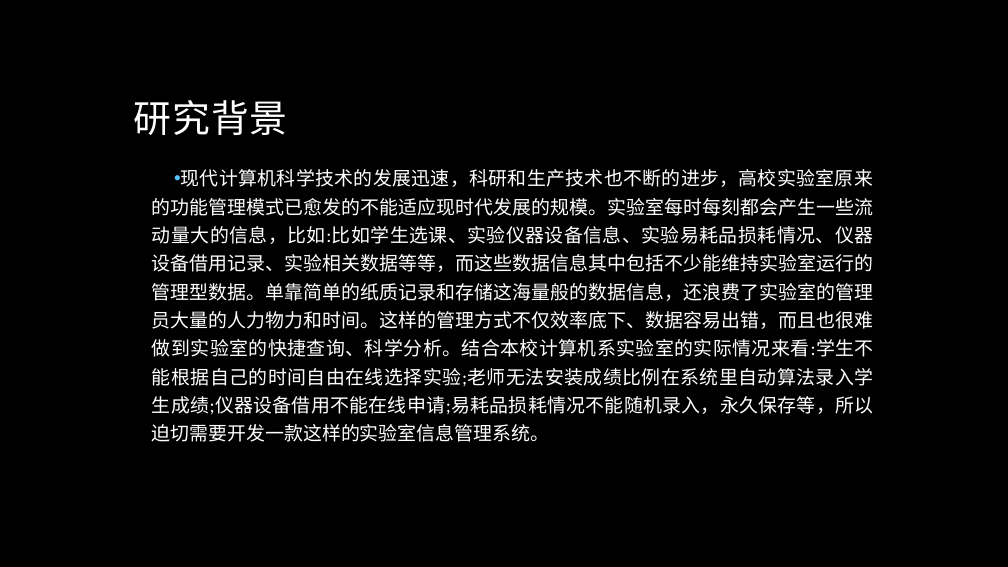
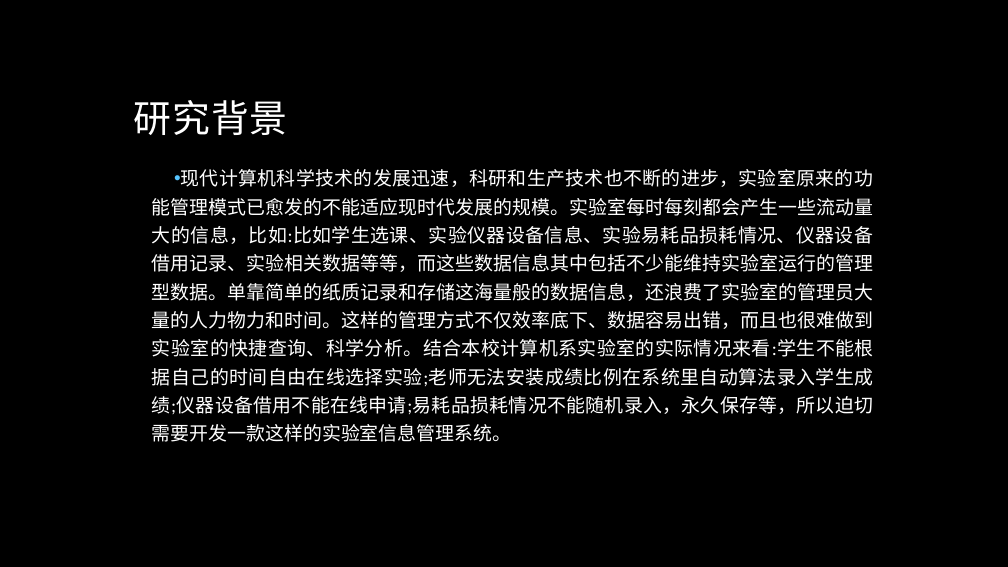
Before and after one commit to CatClimb/lims, a slide deck: slide 2 of 基于Web的实验室管理系统.pptx. Drawn at 1008x567 pixels with LibreOffice and Linux fonts; fonts in the diff are those of the drawing; background and template pictures are left out. Boxes give left, top, right and bottom in pixels: in the first picture for what was removed or moved away, otherwise in the second. Text is boxed around its words. In the diff, an @@ line names an element or a change of style, - is before the commit and + after.

```diff
--- a/基于Web的实验室管理系统.pptx
+++ b/基于Web的实验室管理系统.pptx
@@ text at [152,169,874,442]: text changed @@
-• 现代计算机科学技术的发展迅速，科研和生产技术也不断的进步，高校实验室原来的功能管理模式已愈发的不能适应现时代发展的规模。实验室每时每刻都会产生一些流动量大的信息，比如:比如学生选课、实验仪器设备信息、实验易耗品损耗情况、仪器设备借用记录、实验相关数据等等，而这些数据信息其中包括不少能维持实验室运行的管理型数据。单靠简单的纸质记录和存储这海量般的数据信息，还浪费了实验室的管理员大量的人力物力和时间。这样的管理方式不仅效率底下、数据容易出错，而且也很难做到实验室的快捷查询、科学分析。结合本校计算机系实验室的实际情况来看:学生不能根据自己的时间自由在线选择实验;老师无法安装成绩比例在系统里自动算法录入学生成绩;仪器设备借用不能在线申请;易耗品损耗情况不能随机录入，永久保存等，所以迫切需要开发一款这样的实验室信息管理系统。
+• 现代计算机科学技术的发展迅速，科研和生产技术也不断的进步，实验室原来的功能管理模式已愈发的不能适应现时代发展的规模。实验室每时每刻都会产生一些流动量大的信息，比如:比如学生选课、实验仪器设备信息、实验易耗品损耗情况、仪器设备借用记录、实验相关数据等等，而这些数据信息其中包括不少能维持实验室运行的管理型数据。单靠简单的纸质记录和存储这海量般的数据信息，还浪费了实验室的管理员大量的人力物力和时间。这样的管理方式不仅效率底下、数据容易出错，而且也很难做到实验室的快捷查询、科学分析。结合本校计算机系实验室的实际情况来看:学生不能根据自己的时间自由在线选择实验;老师无法安装成绩比例在系统里自动算法录入学生成绩;仪器设备借用不能在线申请;易耗品损耗情况不能随机录入，永久保存等，所以迫切需要开发一款这样的实验室信息管理系统。
```
Also in this commit, not shown: 18 other files.
